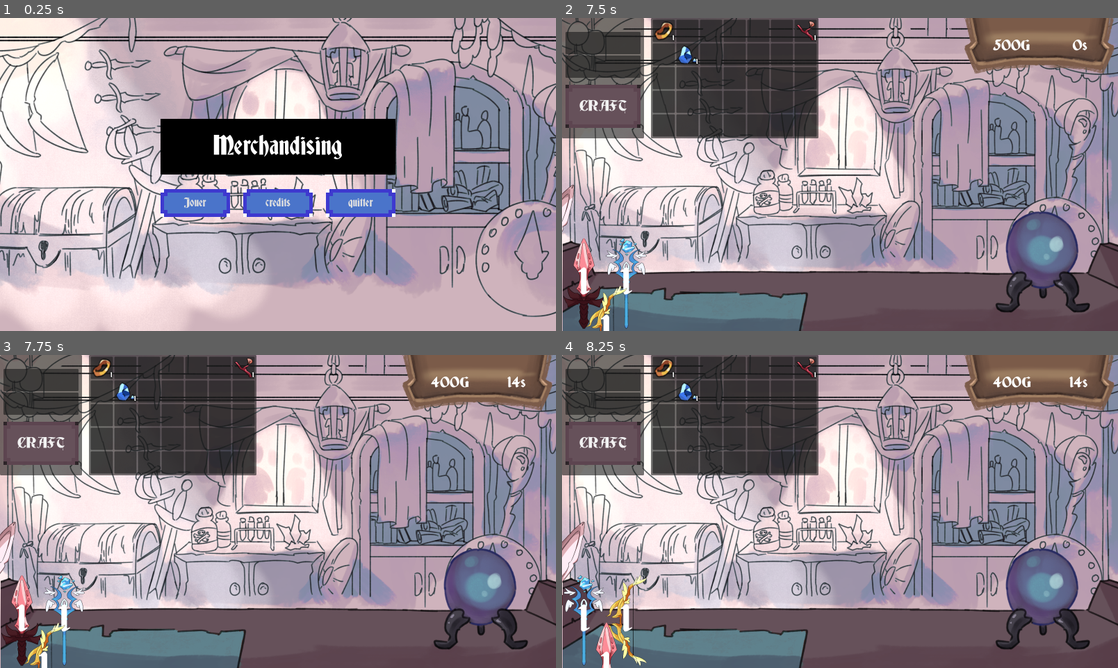
Above: before the commit, frames 1-4 (two rows, left to right).
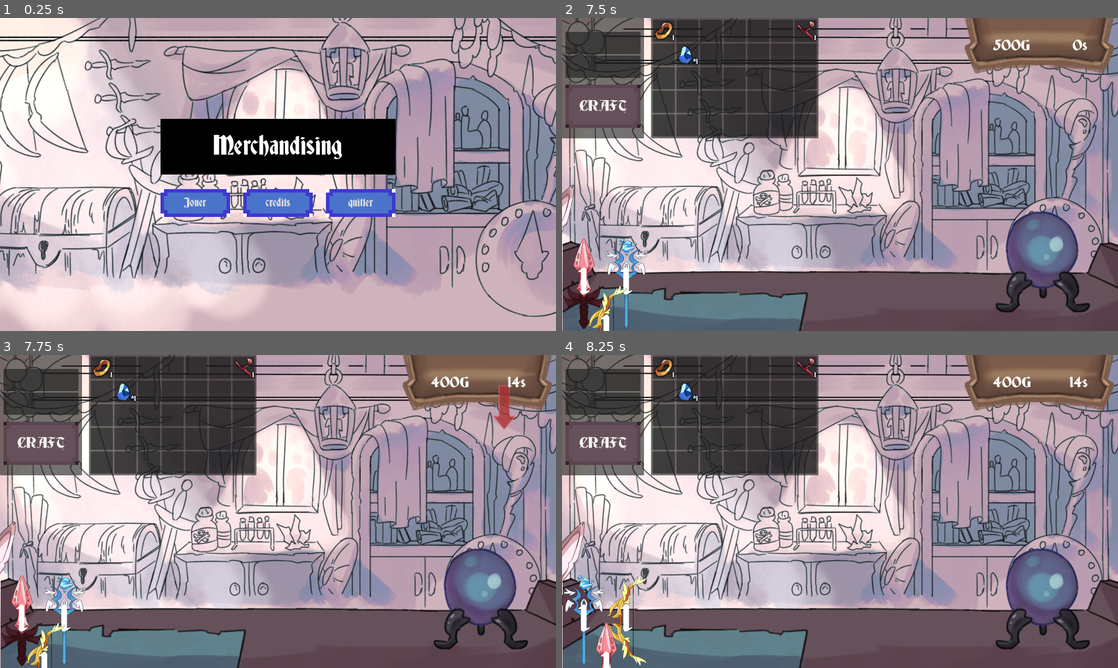
Above: after the commit, the same moments.

Repository: electron35/GMTK_Jam_Dunjunk_shop
Game: Godot game, scene res://GMTK_Jam/menuScene.tscn
The game is run twice, just before and just after one commit, with the same random seed, the same clock (stepped at 60 frames per second) and the same inputs. The engine's default icon, where the game draws it, is replaced by a stand-in: a white triangle on a blue panel in a dark square. Sound files missing from this copy of the repository are replaced by a short silence.
Inputs (mouse positions are in pixels of both pictures, inside the frame that each line leads up to):
- Up to frame 1 (0.25 s): no input
- Up to frame 2 (7.5 s): click "Jouer" at 0.5 s; click "Jouer" at 1.25 s; click "Continue" at 2 s; click (1040, 262) at 2.75 s; click "CRAFT" at 3.5 s; click (1040, 262) at 4.25 s; click "CRAFT" at 5 s; click (1040, 262) at 5.75 s; click "CRAFT" at 6.5 s; move the mouse to (584, 284) at 7.27 s; click (584, 284) at 7.42 s
- Up to frame 3 (7.75 s): no input
- Up to frame 4 (8.25 s): click (584, 621) at 8.17 s

Frames 1-2 are identical in both runs. In frame 3, 0.3% of the frame differs, in the area x 88-93%, y 9-24%; in frame 4, nothing differs.

Commit message:
animationUICoin

Diff:
--- a/GMTK_Jam/UIElement/MoneyUI.tscn
+++ b/GMTK_Jam/UIElement/MoneyUI.tscn
@@ -1,14 +1,172 @@
-[gd_scene load_steps=4 format=3 uid="uid://bopog6a2boi5e"]
+[gd_scene load_steps=10 format=3 uid="uid://bopog6a2boi5e"]
 
 [ext_resource type="Script" path="res://GMTK_Jam/script/MoneyUI.gd" id="1_1ttm1"]
 [ext_resource type="Texture2D" uid="uid://daqox84tm35od" path="res://GMTK_Jam/Resources/UIElement/fond.png" id="1_ja0oq"]
 [ext_resource type="Theme" uid="uid://b23gfgab88oos" path="res://GMTK_Jam/Resources/themegame/theme.tres" id="2_v647e"]
+[ext_resource type="Texture2D" uid="uid://d3uus0lm0yypq" path="res://GMTK_Jam/Resources/UIElement/COIN.png" id="3_xrhx3"]
+[ext_resource type="Texture2D" uid="uid://s8e7b0r0bv62" path="res://GMTK_Jam/Resources/UIElement/bad.png" id="4_b7gs3"]
+
+[sub_resource type="Animation" id="Animation_tvhxt"]
+resource_name = "disappear"
+length = 0.5
+tracks/0/type = "value"
+tracks/0/imported = false
+tracks/0/enabled = true
+tracks/0/path = NodePath(".:modulate")
+tracks/0/interp = 1
+tracks/0/loop_wrap = true
+tracks/0/keys = {
+"times": PackedFloat32Array(0, 0.5),
+"transitions": PackedFloat32Array(1, 1),
+"update": 0,
+"values": [Color(1, 1, 1, 1), Color(1, 1, 1, 0)]
+}
+tracks/1/type = "value"
+tracks/1/imported = false
+tracks/1/enabled = true
+tracks/1/path = NodePath(".:position")
+tracks/1/interp = 1
+tracks/1/loop_wrap = true
+tracks/1/keys = {
+"times": PackedFloat32Array(0, 0.5),
+"transitions": PackedFloat32Array(1, 1),
+"update": 0,
+"values": [Vector2(103, 145), Vector2(108, 96)]
+}
+tracks/2/type = "value"
+tracks/2/imported = false
+tracks/2/enabled = true
+tracks/2/path = NodePath(".:visible")
+tracks/2/interp = 1
+tracks/2/loop_wrap = true
+tracks/2/keys = {
+"times": PackedFloat32Array(0),
+"transitions": PackedFloat32Array(1),
+"update": 1,
+"values": [true]
+}
+
+[sub_resource type="Animation" id="Animation_7hogo"]
+length = 0.001
+tracks/0/type = "value"
+tracks/0/imported = false
+tracks/0/enabled = true
+tracks/0/path = NodePath(".:modulate")
+tracks/0/interp = 1
+tracks/0/loop_wrap = true
+tracks/0/keys = {
+"times": PackedFloat32Array(0),
+"transitions": PackedFloat32Array(1),
+"update": 0,
+"values": [Color(1, 1, 1, 1)]
+}
+tracks/1/type = "value"
+tracks/1/imported = false
+tracks/1/enabled = true
+tracks/1/path = NodePath(".:position")
+tracks/1/interp = 1
+tracks/1/loop_wrap = true
+tracks/1/keys = {
+"times": PackedFloat32Array(0),
+"transitions": PackedFloat32Array(1),
+"update": 0,
+"values": [Vector2(103, 145)]
+}
+tracks/2/type = "value"
+tracks/2/imported = false
+tracks/2/enabled = true
+tracks/2/path = NodePath(".:visible")
+tracks/2/interp = 1
+tracks/2/loop_wrap = true
+tracks/2/keys = {
+"times": PackedFloat32Array(0),
+"transitions": PackedFloat32Array(1),
+"update": 1,
+"values": [false]
+}
+
+[sub_resource type="Animation" id="Animation_7lmnu"]
+resource_name = "baddisappear"
+length = 0.5
+tracks/0/type = "value"
+tracks/0/imported = false
+tracks/0/enabled = true
+tracks/0/path = NodePath(".:modulate")
+tracks/0/interp = 1
+tracks/0/loop_wrap = true
+tracks/0/keys = {
+"times": PackedFloat32Array(0, 0.5),
+"transitions": PackedFloat32Array(1, 1),
+"update": 0,
+"values": [Color(1, 1, 1, 1), Color(1, 1, 1, 0)]
+}
+tracks/1/type = "value"
+tracks/1/imported = false
+tracks/1/enabled = true
+tracks/1/path = NodePath(".:position")
+tracks/1/interp = 1
+tracks/1/loop_wrap = true
+tracks/1/keys = {
+"times": PackedFloat32Array(0, 0.5),
+"transitions": PackedFloat32Array(1, 1),
+"update": 0,
+"values": [Vector2(266, 79), Vector2(270, 118)]
+}
+tracks/2/type = "value"
+tracks/2/imported = false
+tracks/2/enabled = true
+tracks/2/path = NodePath(".:visible")
+tracks/2/interp = 1
+tracks/2/loop_wrap = true
+tracks/2/keys = {
+"times": PackedFloat32Array(0),
+"transitions": PackedFloat32Array(1),
+"update": 1,
+"values": [true]
+}
+
+[sub_resource type="AnimationLibrary" id="AnimationLibrary_w4k0b"]
+_data = {
+"RESET": SubResource("Animation_7hogo"),
+"baddisappear": SubResource("Animation_7lmnu"),
+"disappear": SubResource("Animation_tvhxt")
+}
 
 [node name="MoneyUI" type="TextureRect"]
 offset_right = 124.0
 offset_bottom = 24.0
 texture = ExtResource("1_ja0oq")
 script = ExtResource("1_1ttm1")
+
+[node name="Sous" type="TextureRect" parent="."]
+unique_name_in_owner = true
+visible = false
+layout_mode = 2
+offset_left = 103.0
+offset_top = 145.0
+offset_right = 211.0
+offset_bottom = 247.0
+texture = ExtResource("3_xrhx3")
+
+[node name="AnimationPlayer" type="AnimationPlayer" parent="Sous"]
+libraries = {
+"": SubResource("AnimationLibrary_w4k0b")
+}
+
+[node name="perteSous" type="TextureRect" parent="."]
+unique_name_in_owner = true
+visible = false
+layout_mode = 2
+offset_left = 103.0
+offset_top = 145.0
+offset_right = 167.0
+offset_bottom = 273.0
+texture = ExtResource("4_b7gs3")
+
+[node name="AnimationPlayer" type="AnimationPlayer" parent="perteSous"]
+libraries = {
+"": SubResource("AnimationLibrary_w4k0b")
+}
 
 [node name="SplitBox" type="HSplitContainer" parent="."]
 layout_mode = 1
--- a/GMTK_Jam/script/MoneyUI.gd
+++ b/GMTK_Jam/script/MoneyUI.gd
@@ -11,3 +11,4 @@
 
 func _on_time_timeout():
 	Main.pay_rent()
+	$perteSous/AnimationPlayer.play("baddisappear")
Binary file added: GMTK_Jam/Resources/UIElement/COIN.png
Not shown, added: GMTK_Jam/Resources/UIElement/COIN.png.import
Binary file added: GMTK_Jam/Resources/UIElement/bad.png
Not shown, added: GMTK_Jam/Resources/UIElement/bad.png.import
